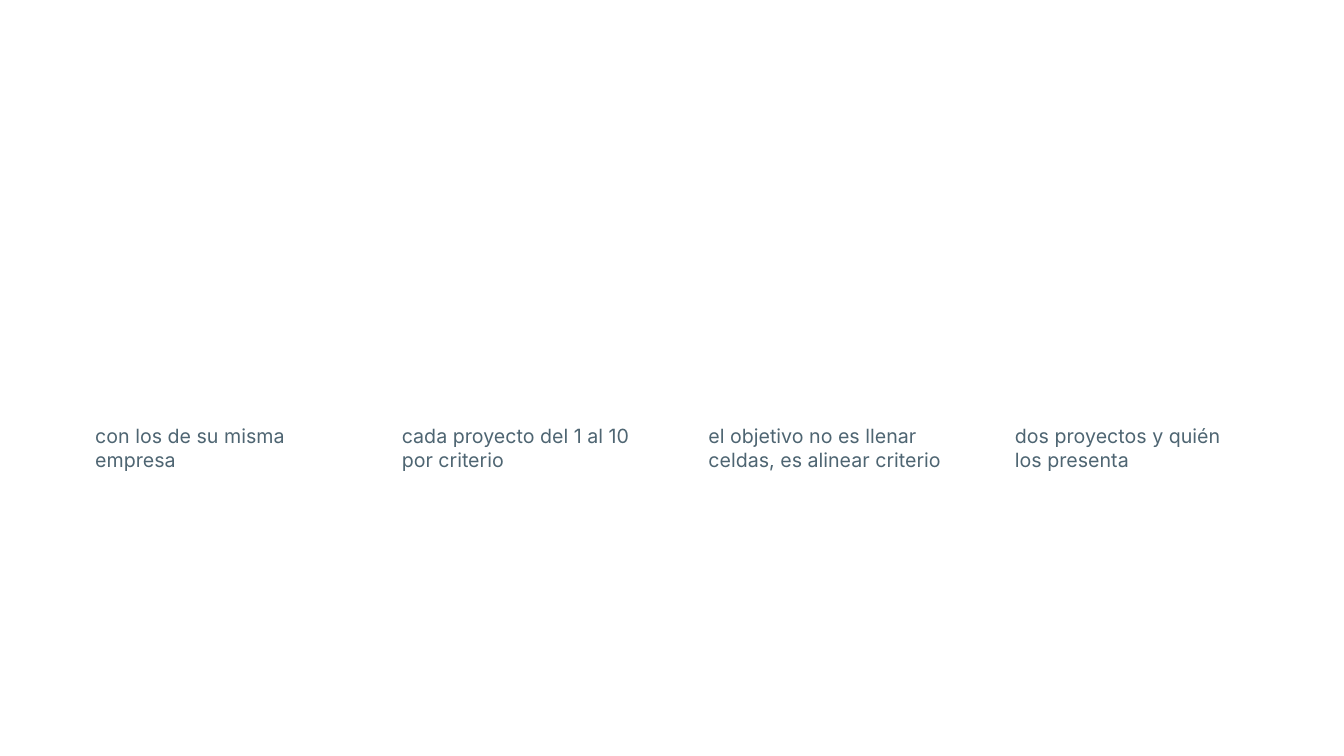
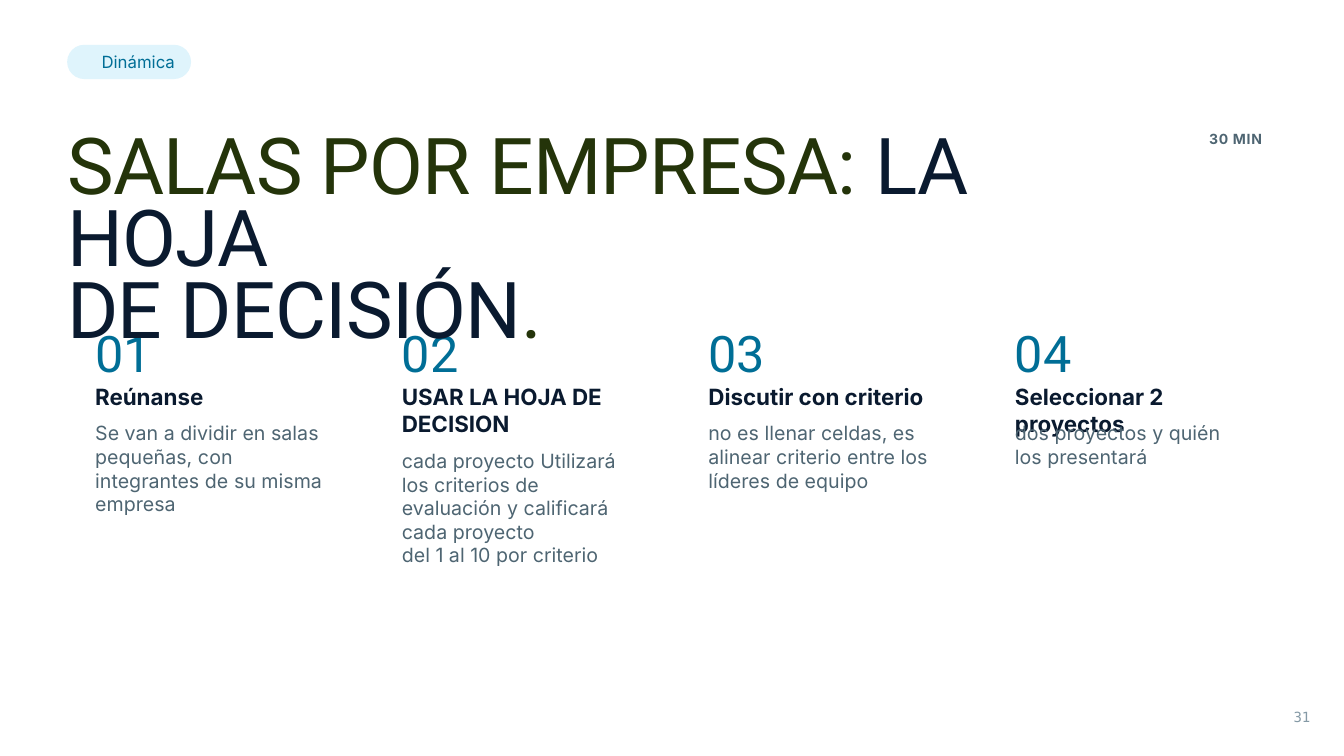
Before and after one commit to vadai-ia/academia-vadai, a slide deck: slide 31 of contenido/claude-en-tu-empresa/sesion-1/entregables/sesion-1-alineacion.pptx (slide 49 before the commit). Drawn at 1344x756 pixels with LibreOffice and Linux fonts; fonts in the diff are those of the drawing; background and template pictures are left out. Boxes give left, top, right and bottom in pixels: in the first picture for what was removed or moved away, otherwise in the second. Text is boxed around its words. In the diff, an @@ line names an element or a change of style, - is before the commit and + after.

```diff
--- a/contenido/claude-en-tu-empresa/sesion-1/entregables/sesion-1-alineacion.pptx
+++ b/contenido/claude-en-tu-empresa/sesion-1/entregables/sesion-1-alineacion.pptx
@@ rounded rectangle added at [68,44,192,79], fill #DFF4FC, 12 pt, text #006E96 @@
+Dinámica
@@ text added at [67,137,968,356], 56 pt, text #24340A @@
+SALAS POR EMPRESA: LA HOJA
+DE DECISIÓN.
@@ rectangle added at [696,121,950,196], fill #FFFFFF @@
@@ text added at [1209,133,1262,144], 10 pt, text #4E6572, bold @@
+30 MIN
@@ rectangle added at [58,194,419,268], fill #FFFFFF @@
@@ text added at [95,326,152,373], 36 pt, text #006E96 @@
+01
@@ text added at [402,326,459,373], 36 pt, text #006E96 @@
+02
@@ text added at [708,335,765,373], 36 pt, text #006E96 @@
+03
@@ text added at [1015,335,1072,373], 36 pt, text #006E96 @@
+04
@@ text added at [95,387,203,406], 16 pt, text #0A1A2F, bold @@
+Reúnanse
@@ text added at [402,388,602,433], 16 pt, text #0A1A2F, bold @@
+USAR LA HOJA DE DECISION
@@ text added at [708,388,924,406], 16 pt, text #0A1A2F, bold @@
+Discutir con criterio
@@ text added at [1015,388,1163,438], 16 pt, text #0A1A2F, bold @@
+Seleccionar 2 proyectos
@@ text at [95,425,321,515]: text changed @@
-con los de su misma empresa
+Se van a dividir en salas pequeñas, con integrantes de su misma empresa
@@ text at [708,425,928,492]: text changed @@
-el objetivo no es llenar celdas, es alinear criterio
+no es llenar celdas, es alinear criterio entre los líderes de equipo
@@ text at [1015,424,1220,468]: text changed @@
-dos proyectos y quién los presenta
+dos proyectos y quién los presentará
@@ text at [402,453,615,566]: text changed @@
-cada proyecto del 1 al 10 por criterio
+cada proyecto Utilizará los criterios de evaluación y calificará cada proyecto
+del 1 al 10 por criterio
@@ text added at [1294,711,1311,722], 10 pt, text #859AA6 @@
+31
```
Also in this commit, not shown: 8 other slides changed, 27 slides added, 46 slides removed, 50 other files.
